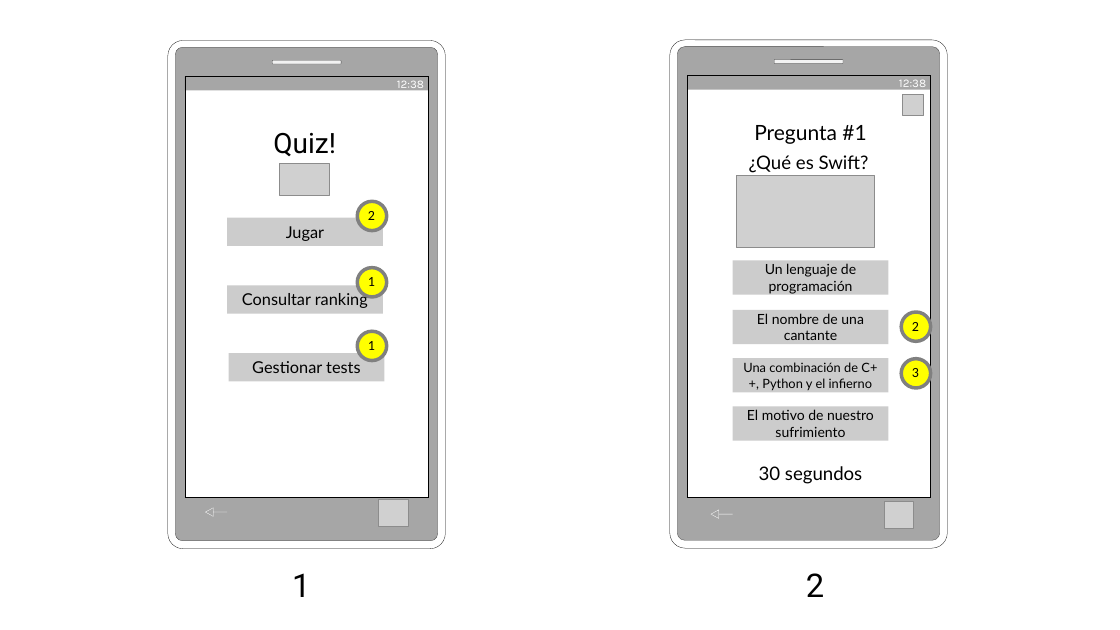
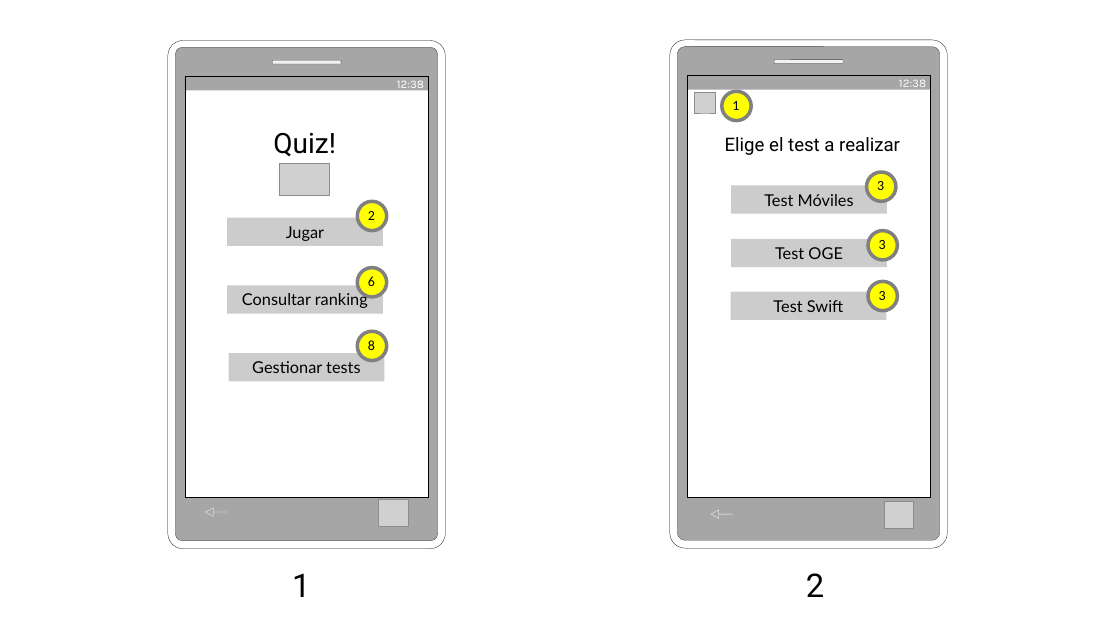
Before and after one commit to AlfonsoLRz/Quiz, a slide deck: slide 2 of doc/Storyboard.pptx. Drawn at 1120x630 pixels with LibreOffice and Linux fonts; fonts in the diff are those of the drawing; grey boxes stand for pictures. Boxes give left, top, right and bottom in pixels: in the first picture for what was removed or moved away, otherwise in the second. Text is boxed around its words. In the diff, an @@ line names an element or a change of style, - is before the commit and + after.

```diff
--- a/doc/Storyboard.pptx
+++ b/doc/Storyboard.pptx
@@ picture added at (695,92,716,113) @@
@@ ellipse added at (722,92,751,121), fill #FFFF00, outline #808080 3 pt @@
@@ text "1" at (732,101,739,110): vertical alignment middle to top @@
@@ text at (732,101,739,110): text changed; size 18 to 12 pt; font Lato to Calibri @@
-Pregunta #1
+1
@@ picture removed at (903,94,924,115) @@
@@ text added at (725,137,900,155), 16 pt, text #000000 @@
+Elige el test a realizar
@@ picture removed at (736,176,875,248) @@
@@ text removed at (749,155,869,173) @@
-¿Qué es Swift?
@@ ellipse added at (867,172,897,202), fill #FFFF00, outline #808080 3 pt @@
@@ rectangle added at (731,186,886,214), fill #CCCCCC, 14 pt, text #000000 @@
+Test Móviles
@@ text added at (877,181,884,190), 12 pt, text #000000 @@
+3
@@ rectangle added at (731,239,886,267), fill #CCCCCC, 14 pt, text #000000 @@
+Test OGE
@@ ellipse: place and size @@
-ellipse at (902,359,931,388)
+ellipse at (868,231,897,260)
@@ rectangle removed at (733,260,888,295) @@
-Un lenguaje de programación
@@ text added at (879,240,886,249), 12 pt, text #000000 @@
+3
@@ text at (368,276,375,286): text changed @@
-1
+6
@@ rectangle added at (731,292,886,320), fill #CCCCCC, 14 pt, text #000000 @@
+Test Swift
@@ ellipse: place and size @@
-ellipse at (902,312,931,341)
+ellipse at (868,281,897,311)
@@ text "3": place and size @@
-text "3" at (912,368,919,377)
+text "3" at (879,291,886,300)
@@ rectangle removed at (733,310,888,344) @@
-El nombre de una cantante
@@ text removed at (912,322,919,331) @@
-2
@@ text at (368,340,375,350): text changed @@
-1
+8
@@ rectangle removed at (733,358,888,392) @@
-Una combinación de C++, Python y el infierno
@@ rectangle removed at (733,407,888,441) @@
-El motivo de nuestro sufrimiento
@@ text removed at (759,466,862,484) @@
-30 segundos
```
Also in this commit, not shown: 2 other slides changed, 4 slides added, 5 other files.
